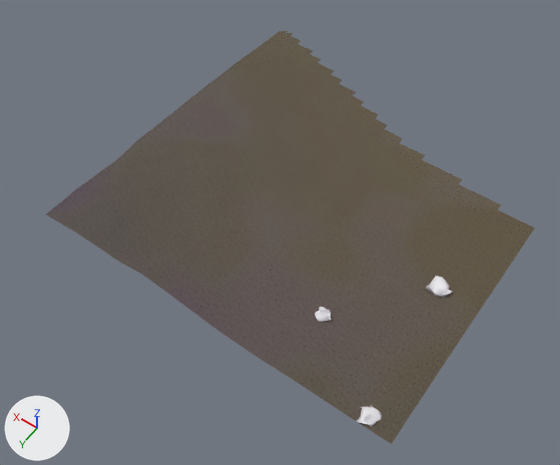
One commit to the glTF model eloria-assets/maps/continent-v2/saltsound/client/chunks/15_11/world.glb: the scene before it, then after it.
Camera for both pictures: a 50 mm camera at (453.9, 55.4, 151.0) aimed at (524.4, -43.3, -4.0). Lighting does not change. The marker at lower left points along +X, +Y and +Z. The first picture is the older version. Where no turn or scale is listed for an object, it has been applied to the vertices. Vertices at exactly the same position are counted once.

Objects in the first picture: 'AuthoredGround_saltsoundBase_saltsound_15_11', 'Crystal_Outcrop_44__amethyst_storm_rock', 'Terrain_saltsound_15_11' and 2 more.
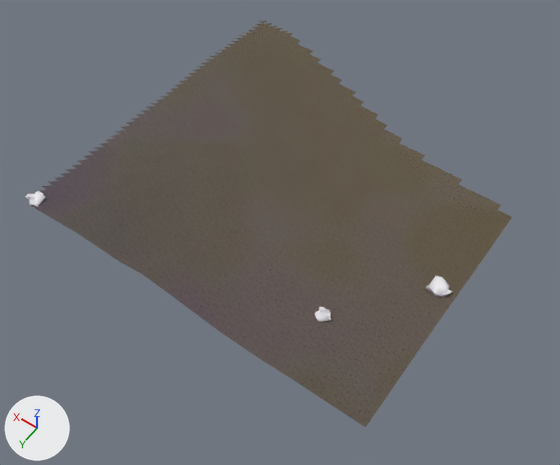
Diff of the bpy script that builds the scene:
```diff
--- a/eloria-assets/maps/continent-v2/saltsound/client/chunks/15_11/world.glb.py
+++ b/eloria-assets/maps/continent-v2/saltsound/client/chunks/15_11/world.glb.py
@@ me_terrain_saltsound_15_11 @@
 # used by ob_terrain_saltsound_15_11; location = (-2059.0, 6521.0, 0.0)
-me_terrain_saltsound_15_11.from_pydata(...)  # 2043 vertices, 3892 faces; spans x 2531.0..2627.0, y -6625.0..-6529.0, z 0.6..8.0
+me_terrain_saltsound_15_11.from_pydata(...)  # 2082 vertices, 3970 faces; spans x 2537.0..2633.0, y -6625.0..-6529.0, z 0.6..8.0
+# me_terrain_saltsound_15_11 part 1: 147 vertices added at x 2629.0..2633.0, y -6625.0..-6529.0, z 0.9..7.2
+# me_terrain_saltsound_15_11 part 2: 108 vertices removed from x 2531.0..2535.0, y -6599.0..-6529.0, z 0.6..3.6
 me_terrain_saltsound_15_11.materials.append(mat_continental_ground)
@@ me_authoredground_saltsoundbase_saltsound_15_11 @@
 # used by ob_authoredground_saltsoundbase_saltsound_15_11; location = (-2059.0, 6521.0, 0.0)
-me_authoredground_saltsoundbase_saltsound_15_11.from_pydata(...)  # 2044 vertices, 3843 faces; spans x 2531.0..2627.0, y -6627.0..-6529.0, z 0.6..8.0
+me_authoredground_saltsoundbase_saltsound_15_11.from_pydata(...)  # 2135 vertices, 3938 faces; spans x 2537.0..2635.0, y -6627.0..-6529.0, z 0.6..8.0
+# me_authoredground_saltsoundbase_saltsound_15_11 part 3: 199 vertices added at x 2627.0..2635.0, y -6627.0..-6529.0, z 0.8..7.2
+# me_authoredground_saltsoundbase_saltsound_15_11 part 4: 108 vertices removed from x 2531.0..2537.0, y -6599.0..-6529.0, z 0.6..3.6
 me_authoredground_saltsoundbase_saltsound_15_11.materials.append(mat_authored_saltsoundbase)
@@ me_crystaloutcrop_6__amethyst_storm_rock @@
+me_crystaloutcrop_6__amethyst_storm_rock.from_pydata(...)  # 42 vertices, 80 faces; spans x -2.38..2.48, y -2.03..2.31, z -0.88..1.76
+me_crystaloutcrop_6__amethyst_storm_rock.materials.append(mat_amethyst_storm_rock)  # its picture is missing
@@ ob_crystal_outcrop_44__amethyst_storm_rock @@
-ob_crystal_outcrop_44__amethyst_storm_rock = bpy.data.objects.new('Crystal_Outcrop_44__amethyst_storm_rock', me_crystaloutcrop_2__amethyst_storm_rock)
-ob_crystal_outcrop_44__amethyst_storm_rock.location = (478.6, -10.6, 3.3)
@@ ob_crystal_outcrop_13__amethyst_storm_rock @@
+ob_crystal_outcrop_13__amethyst_storm_rock = bpy.data.objects.new('Crystal_Outcrop_13__amethyst_storm_rock', me_crystaloutcrop_6__amethyst_storm_rock)
+ob_crystal_outcrop_13__amethyst_storm_rock.location = (573.8, -10.3, 6.7)
```

Pixel boxes [x1, y1, x2, y2] of what changed, in the pictures (560 x 465 px):
'AuthoredGround_saltsoundBase_saltsound_15_11', reshaped
    before: [47, 30, 534, 438]
    after: [35, 21, 511, 422]
'Terrain_saltsound_15_11', reshaped (6% wider)
    before: [46, 152, 500, 444]
    after: [30, 152, 512, 427]
'Crystal_Outcrop_44__amethyst_storm_rock', deleted
    before: [356, 405, 382, 427]
'Crystal_Outcrop_13__amethyst_storm_rock', added
    after: [25, 191, 45, 207]
part 1 of me_terrain_saltsound_15_11, added
    after: [30, 205, 51, 214]
part 2 of me_terrain_saltsound_15_11, deleted
    before: [366, 425, 396, 444]
part 3 of me_authoredground_saltsoundbase_saltsound_15_11, added
    after: [35, 21, 283, 211]
part 4 of me_authoredground_saltsoundbase_saltsound_15_11, deleted (brown)
    before: [366, 217, 534, 438]
